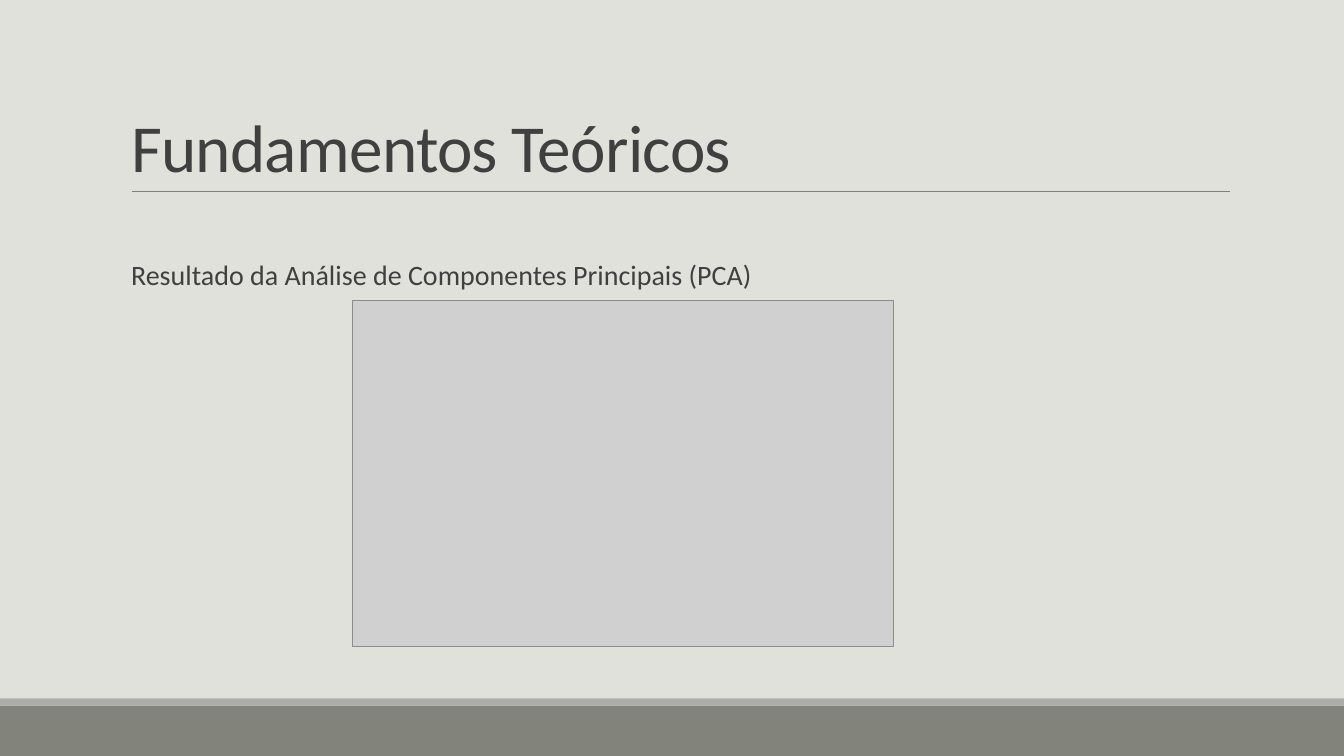
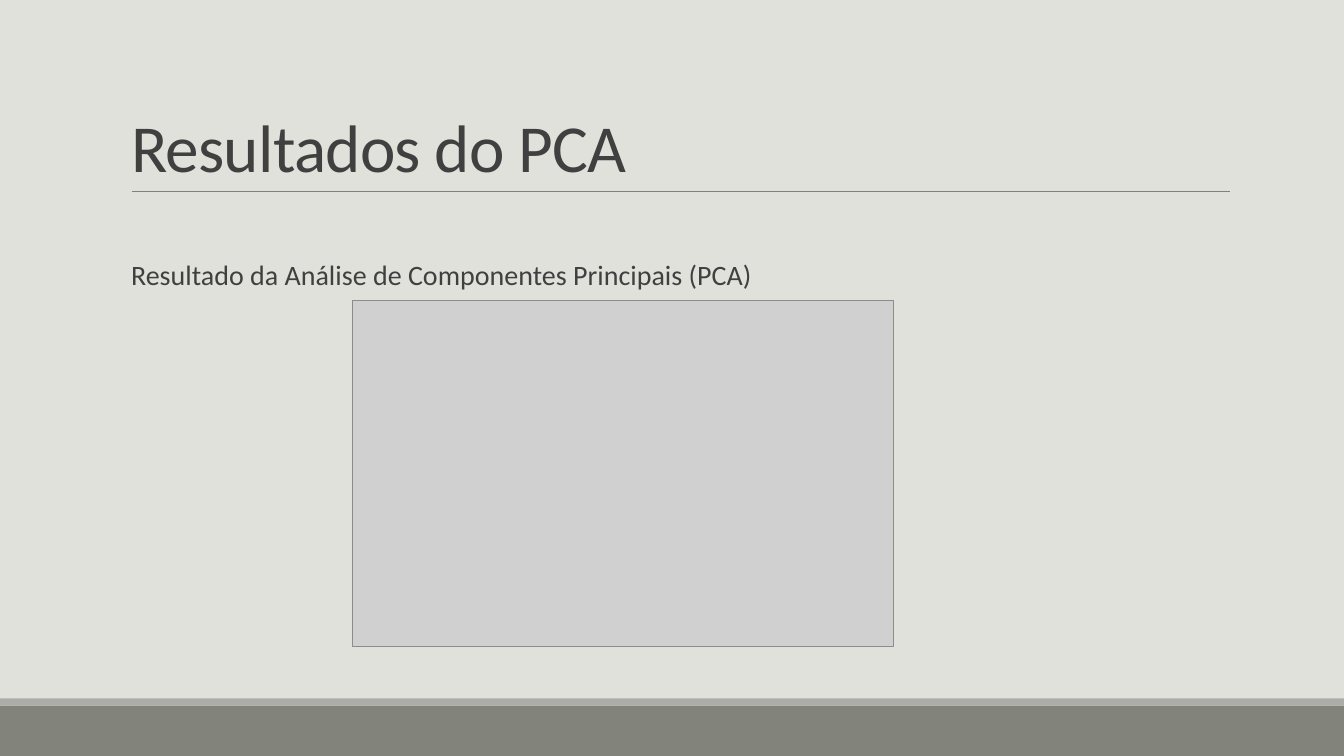
Before and after one commit to erikawa/client-segmentation, a slide deck: slide 14 of presentation/Análise de agrupamento de perfis de clientes de.pptx. Drawn at 1344x756 pixels with LibreOffice and Linux fonts; fonts in the diff are those of the drawing; grey boxes stand for pictures. Boxes give left, top, right and bottom in pixels: in the first picture for what was removed or moved away, otherwise in the second. Text is boxed around its words. In the diff, an @@ line names an element or a change of style, - is before the commit and + after.

```diff
--- a/presentation/Análise de agrupamento de perfis de clientes de.pptx
+++ b/presentation/Análise de agrupamento de perfis de clientes de.pptx
@@ title at box(131, 125, 627, 173): text changed @@
-Fundamentos Teóricos
+Resultados do PCA
```
Also in this commit, not shown: 4 other slides changed, 1 other file.
